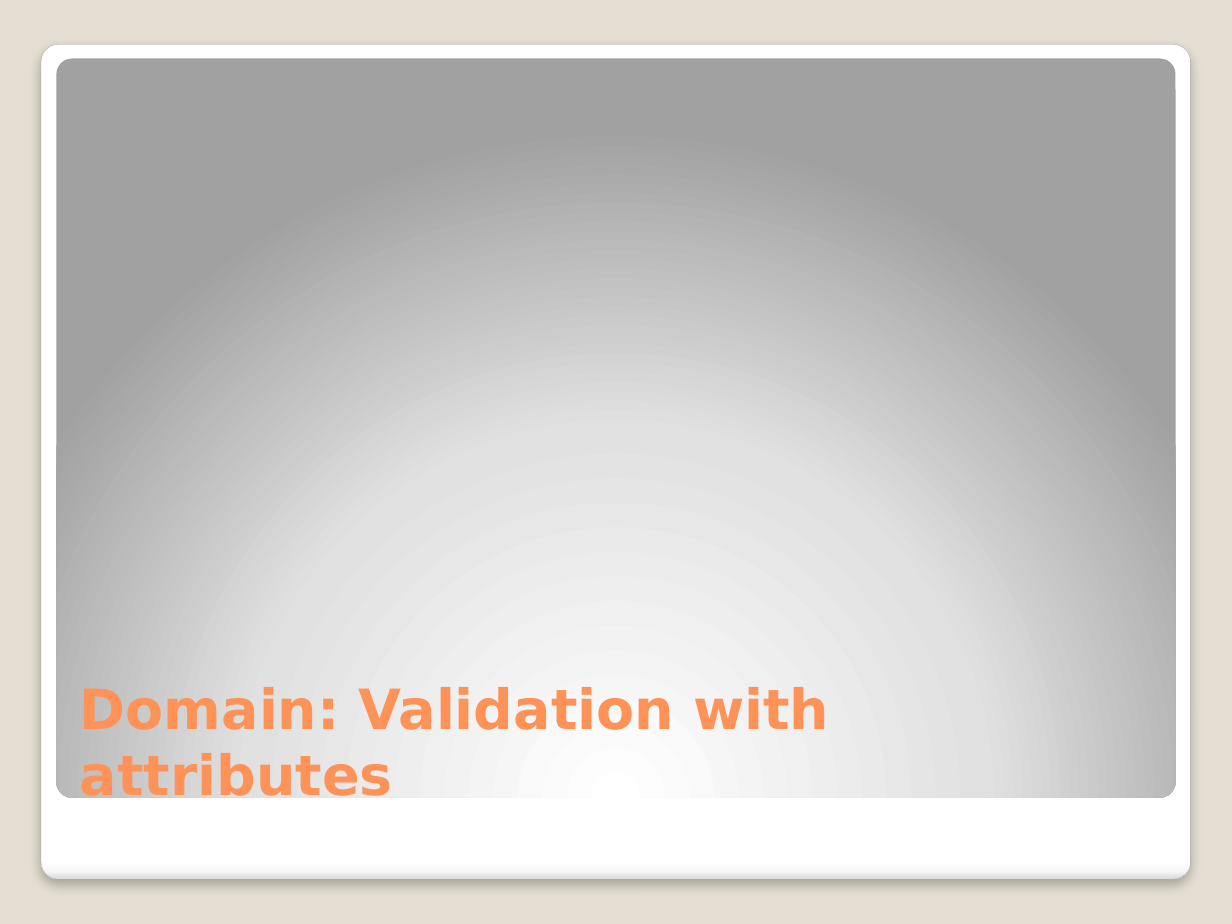
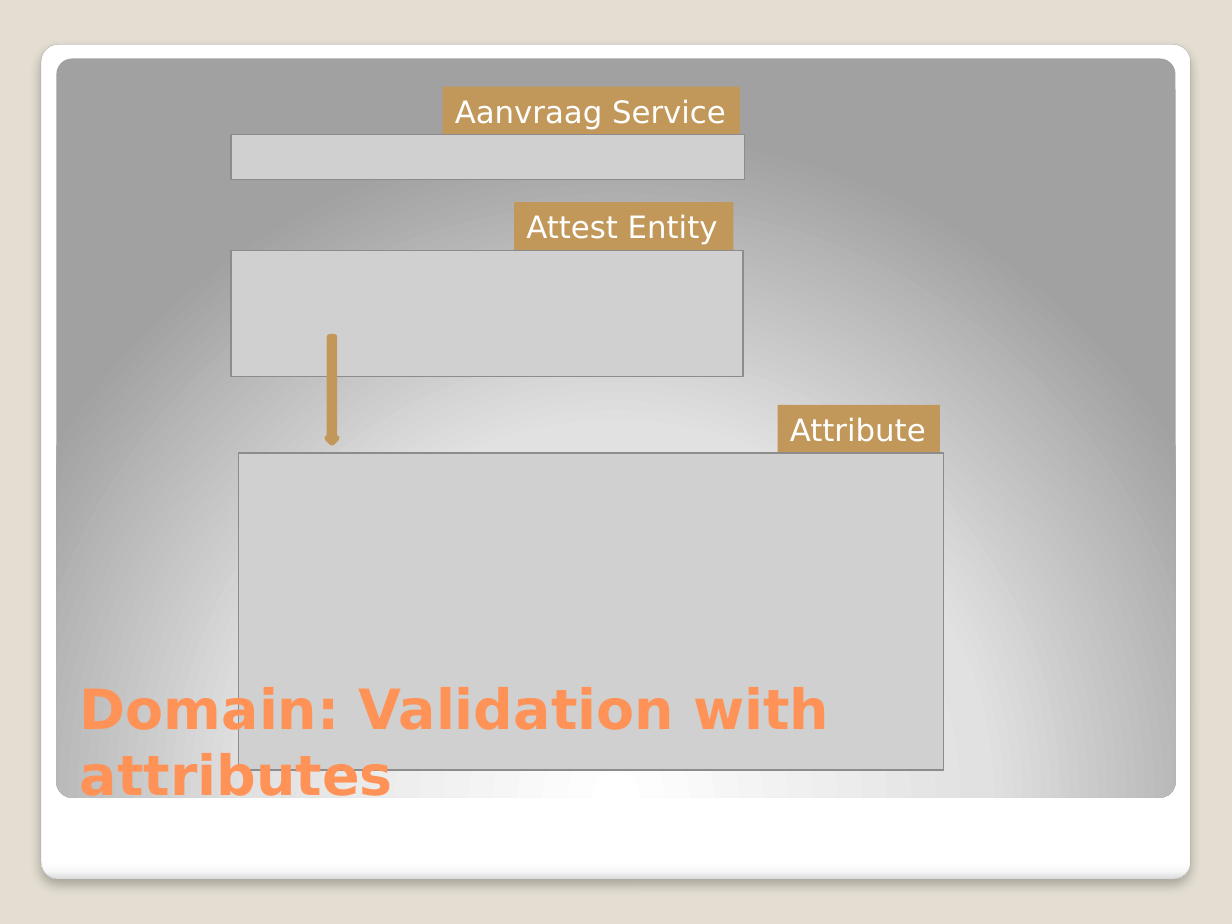
Before and after one commit to michelgrootjans/dkvlessonslearned, a slide deck: slide 7 of slides/Technical Session/Lessons learned.pptx. Drawn at 1232x924 pixels with LibreOffice and Linux fonts; fonts in the diff are those of the drawing; grey boxes stand for pictures. Boxes give left, top, right and bottom in pixels: in the first picture for what was removed or moved away, otherwise in the second. Text is boxed around its words. In the diff, an @@ line names an element or a change of style, - is before the commit and + after.

```diff
--- a/slides/Technical Session/Lessons learned.pptx
+++ b/slides/Technical Session/Lessons learned.pptx
@@ rectangle added at (x1=442, y1=86, x2=739, y2=136), fill #C19859, 18 pt, text #FFFFFF @@
+Aanvraag Service
@@ picture added at (x1=230, y1=134, x2=744, y2=179) @@
@@ rectangle added at (x1=514, y1=202, x2=733, y2=251), fill #C19859, 18 pt, text #FFFFFF @@
+Attest Entity
@@ picture added at (x1=230, y1=250, x2=743, y2=377) @@
@@ down arrow added at (x1=328, y1=336, x2=338, y2=442), fill #C19859, outline #C19859 3.35 pt @@
@@ rectangle added at (x1=777, y1=405, x2=940, y2=455), fill #C19859, 18 pt, text #FFFFFF @@
+Attribute
@@ picture added at (x1=239, y1=453, x2=944, y2=770) @@
```
Also in this commit, not shown: 9 other slides changed, 2 slides removed.
